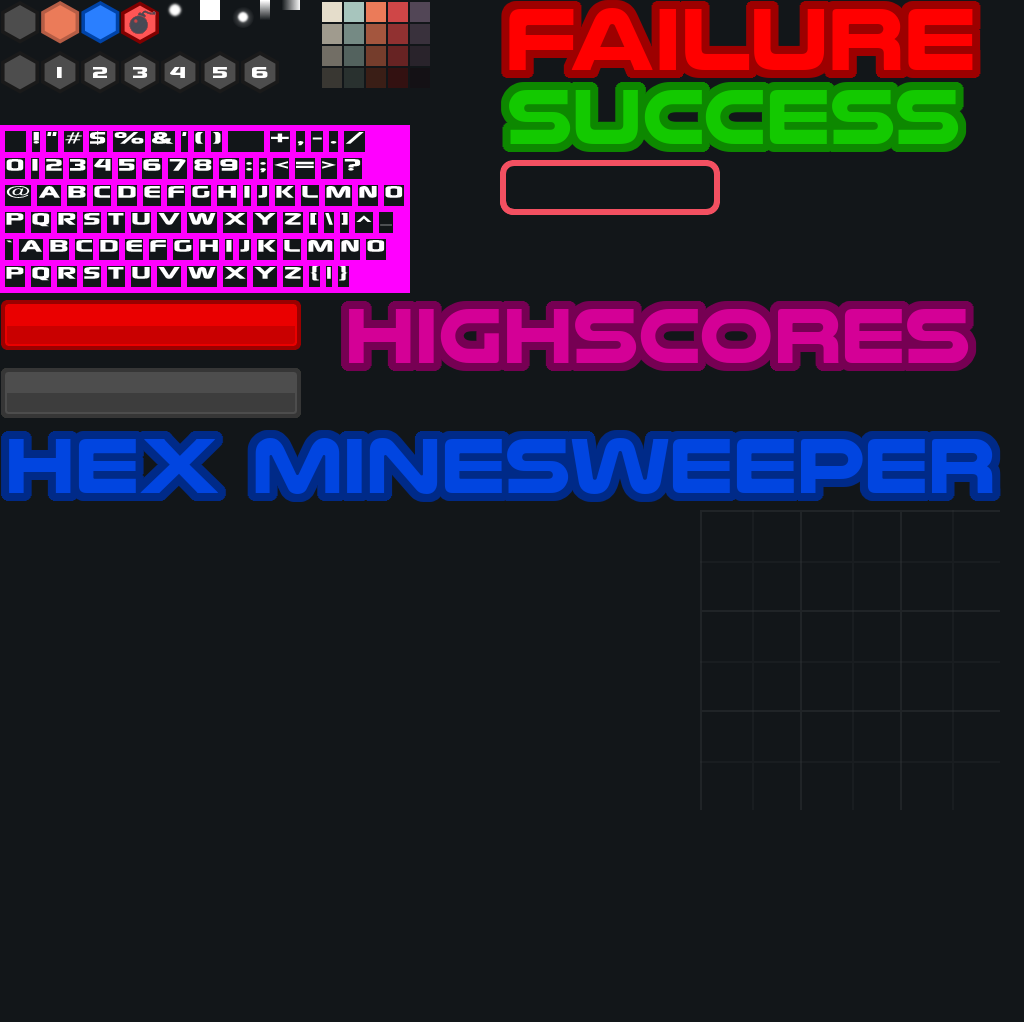
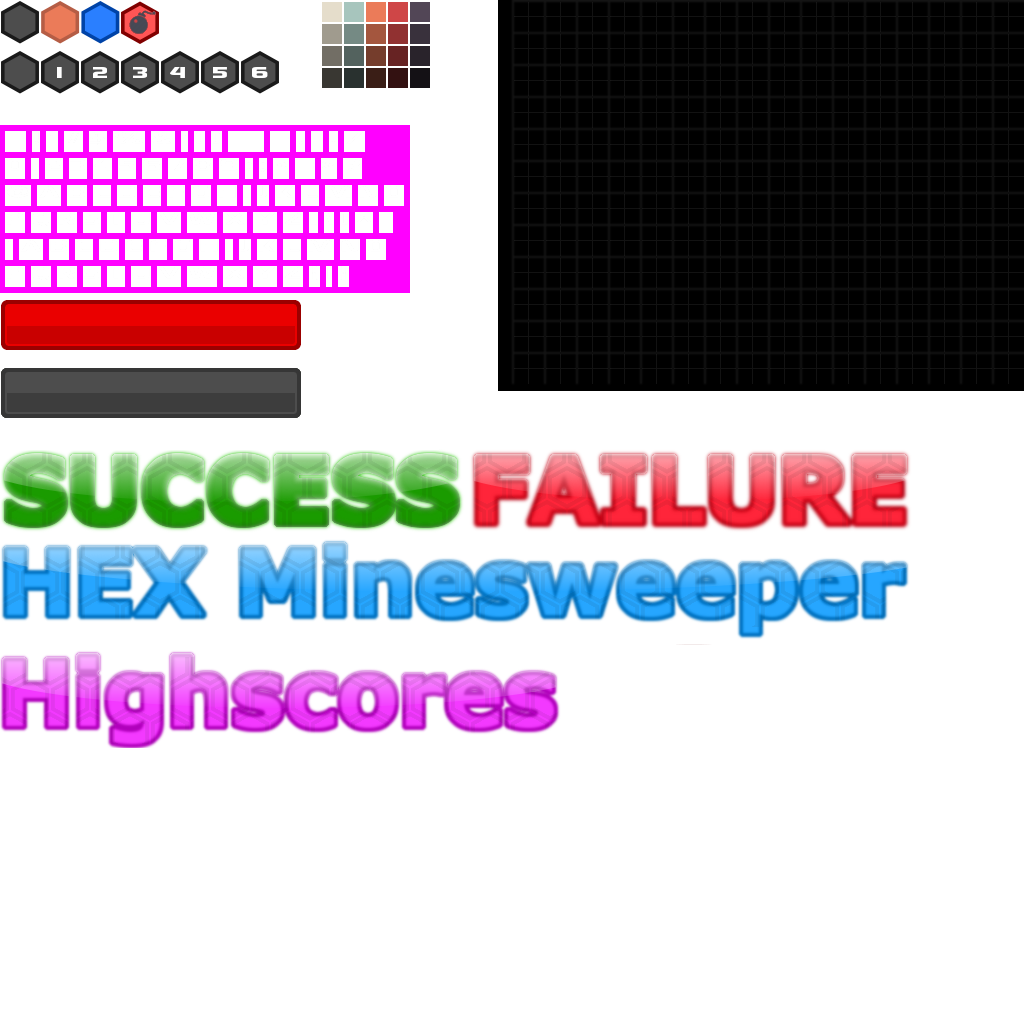
Comparing the layer stacks of the two 1024×1024 images. Changes:
added layer "Ebene #10" (7%) above "Ebene #9" over [514, 2, 1024, 384]
added layer "Ebene #9" (8%) above "Ebene" over [510, 0, 1024, 386]
hid "Ebene", moved it above "Ebene #3", painted on it over [512, 0, 1024, 810]
showed "Ebene #3", painted on it over [0, 0, 1024, 748]
added layer "Ebene #6" above "Ebene #7" over [0, 758, 202, 962]
added layer "Ebene #7" (20%) above "Ebene #8" over [8, 771, 192, 952]
painted on "Ebene #1" over [1, 0, 1001, 502]
hid "Hintergrund" over [0, 0, 1024, 1022]
